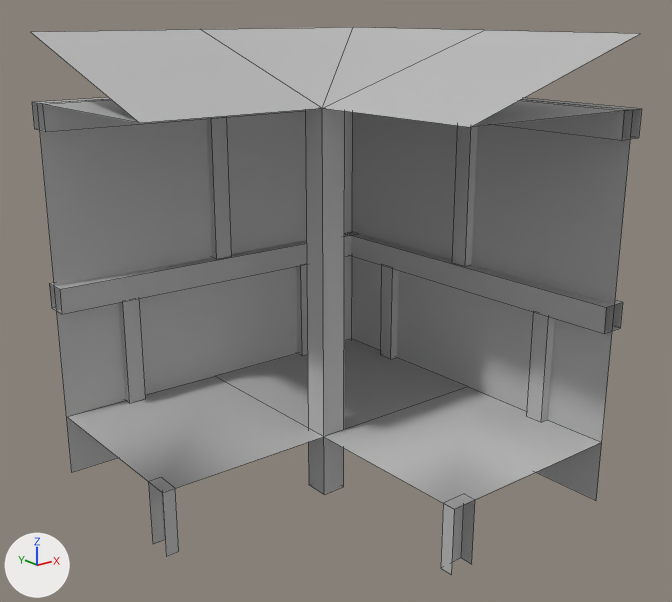
The FBX model UnityEnvironment/Assets/MainProject/Props/ModularKit_Blockout/SM_BaseWallCorner_FirstFloor.fbx: old version first, new version second.
The view is the same before and after, from a 50 mm lens placed at (-2.63, -6.79, 3.65), pointed at (1.57, -1.54, 1.55). Arrows for +X, +Y and +Z are at lower left; the lights stay in place. Mesh edges are drawn as thin lines. Where no turn or scale is listed for an object, it has been applied to the vertices. Vertices at the same position are counted once.

Script lines for the objects in view, before the commit:
```python
me_mesh = bpy.data.meshes.new('Mesh')
me_mesh.from_pydata([(0.0, 0.0, 0.0), (3.0, 0.0, 0.0), (0.0, 0.0, 3.0), (3.0, 0.0, 3.0), (3.0, -3.0, 0.0), (3.0, -3.0, 3.0)], [], [(0, 1, 3, 2), (1, 4, 5, 3)])
me_mesh.materials.append(mat_lambert1)  # grey #bcbcbc
me_mesh_001 = bpy.data.meshes.new('Mesh.001')
me_mesh_001.from_pydata(...)  # 13 vertices, 8 faces; spans x 0.0..3.0, y -3.0..0.0, z 3.0..3.5
me_mesh_001.materials.append(mat_lambert1)  # grey #bcbcbc
# before: 4 (1.4, -1.6, 3.0) at pixel (322, 108), 6 (3.0, -1.6, 3.0), 7 (3.0, -3.0, 3.0) at pixel (633, 109), 8 (1.4, -3.0, 3.0) at pixel (470, 127), 9 (3.0, -3.0, 3.5) at pixel (640, 33)
# before: 10 (3.0, -1.6, 3.5) at pixel (484, 30)
me_mesh_002 = bpy.data.meshes.new('Mesh.002')
me_mesh_002.from_pydata(...)  # 110 vertices, 53 faces; spans x 0.0..3.1, y -3.0..0.1, z 0.0..3.0
me_mesh_002.materials.append(mat_lambert1)  # grey #bcbcbc
ob_group5_polysurface17 = bpy.data.objects.new('group5_polySurface17', me_mesh)
ob_group5_polysurface17.location = (0.0, 0.0, 0.0)
ob_polysurface16 = bpy.data.objects.new('polySurface16', me_mesh_001)
ob_polysurface16.location = (0.0, 0.0, 0.0)
ob_polysurface20 = bpy.data.objects.new('polySurface20', me_mesh_002)
ob_polysurface20.location = (0.0, 0.0, 0.0)
```
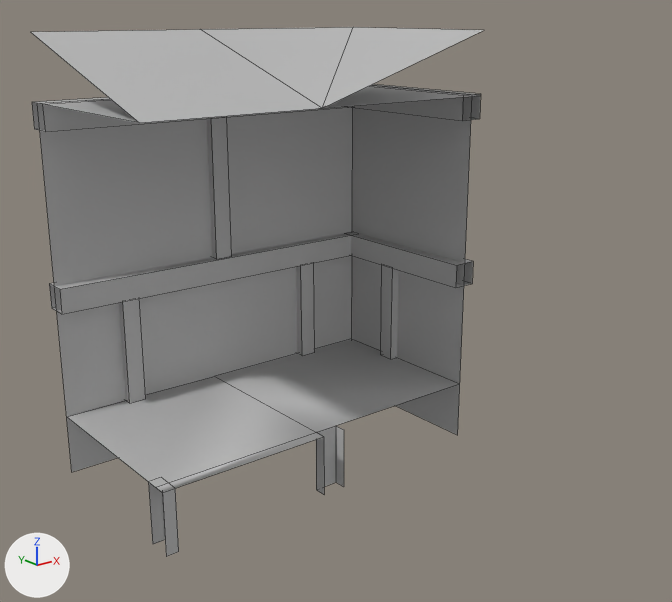
What differs and where, as boxes (x1, y1, x2, y2) in the pictures (672 x 602 px; the box of a moved part takes in the faces that stretch with it):
```json
{"object": "group5_polySurface17", "change": "mesh rescaled", "before": [37, 103, 633, 500], "after": [37, 96, 472, 472], "on screen": "27% narrower"}
{"object": "polySurface20", "change": "deleted", "before": [32, 97, 641, 574]}
{"object": "polySurface117", "change": "added", "after": [32, 84, 481, 557]}
{"object": "polySurface16", "change": "reshaped", "before": [31, 27, 639, 127], "after": [31, 27, 483, 123], "on screen": "26% narrower"}
{"part": 1, "of": "me_mesh_001", "change": "deleted", "before": [324, 30, 639, 127]}
{"part": 2, "of": "me_mesh", "change": "moved or reshaped", "before": [352, 110, 633, 500], "after": [352, 96, 472, 435]}
```

Scene script edits in JSON lines:
```json
{"block": "me_mesh_001", "where": "me_mesh_001.from_pydata(...)  # 13 vertices, 8 faces; spans x 0.0..3.0, y -3.0..0.0, z 3.0..3.5"}
{"block": "me_mesh_001", "where": "# used by ob_polysurface16; location = (0.0, 0.0, 0.0)"}
{"block": "me_mesh_001", "where": "# verts and faces of me_mesh_001; kept vertices keep their numbers, new ones are numbered from 13"}
{"block": "me_mesh_001", "change": "me_mesh_001 part 1"}
{"op": "add", "block": "me_mesh_001", "code": "delete_vertices([7, 8, 9])  # with the faces that use them"}
{"block": "me_mesh", "where": "me_mesh.from_pydata(...)  # 6 vertices, 2 faces; spans x 0.0..3.0, y -3.0..0.0, z 0.0..3.0"}
{"block": "me_mesh", "where": "# used by ob_group5_polysurface17; location = (0.0, 0.0, 0.0)"}
{"block": "me_mesh", "change": "me_mesh part 2: the whole mesh is scaled about the mesh origin by (1, 0.5, 1)"}
{"op": "add", "block": "me_mesh_001_1", "code": ["me_mesh_001_1 = bpy.data.meshes.new('Mesh.001')", "me_mesh_001_1.from_pydata(...)  # 85 vertices, 41 faces; spans x 0.0..3.1, y -1.6..0.1, z 0.0..3.0", "me_mesh_001_1.materials.append(mat_lambert1)  # grey #bcbcbc"]}
{"op": "remove", "block": "ob_polysurface20", "code": ["ob_polysurface20 = bpy.data.objects.new('polySurface20', me_mesh_002)", "ob_polysurface20.location = (0.0, 0.0, 0.0)"]}
{"op": "add", "block": "ob_polysurface117", "code": ["ob_polysurface117 = bpy.data.objects.new('polySurface117', me_mesh_001_1)", "ob_polysurface117.location = (0.0, 0.0, 0.0)"]}
```
